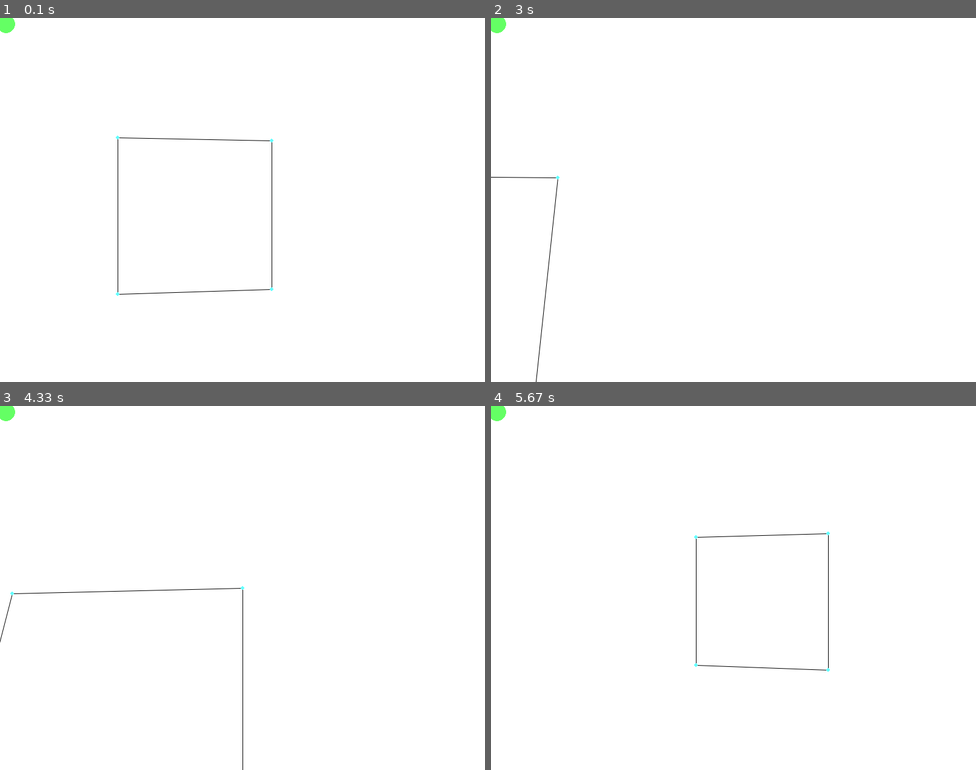
Above: before the commit, frames 1-4 (two rows, left to right).
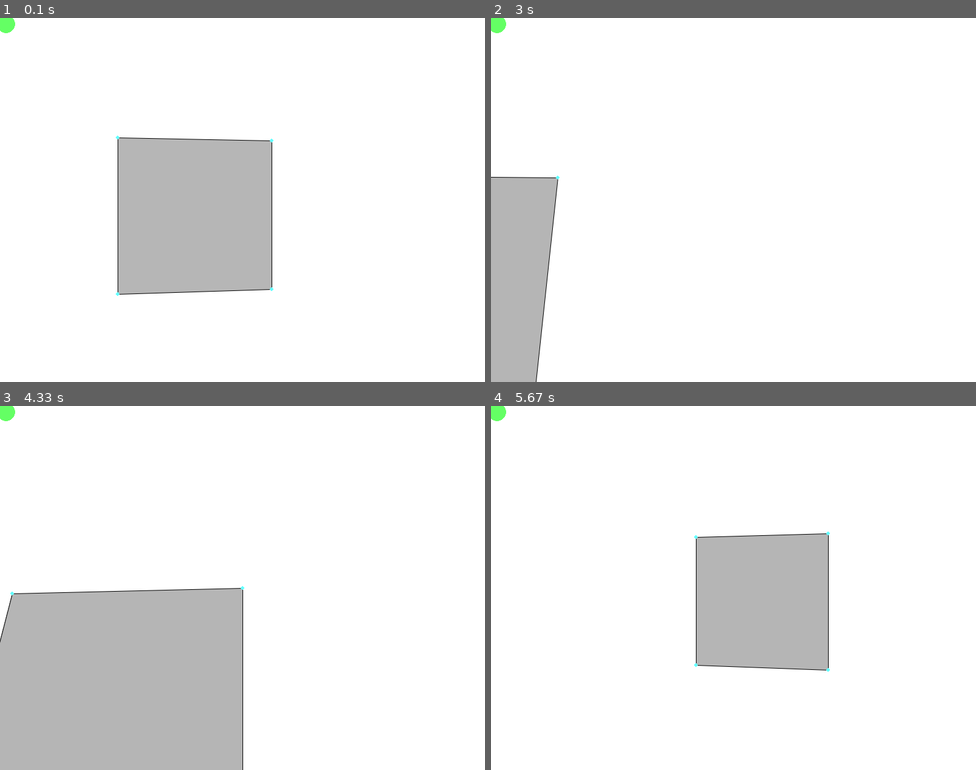
Above: after the commit, the same moments.

Repository: qsorix/draw-3d
Game: pygame game, started from main.py
Two runs of this game, one before a commit and one after it. Both use one fixed random seed, a clock stepped at 60 frames per second and the inputs below.
Inputs (mouse positions are in pixels of both pictures, inside the frame that each line leads up to):
- Up to frame 1 (0.1 s): no input
- Up to frame 2 (3 s): hold Right 0.33-0.8 s; move the mouse to (714, 214) at 0.37 s; hold Up 0.83-1.13 s; hold W 0.83-1.13 s; move the mouse to (888, 189) at 0.87 s; click (782, 280) at 1.22 s; tap F at 1.5 s; hold Right 1.83-2.3 s; hold D 1.83-2.3 s; move the mouse to (806, 72) at 1.87 s; hold Left 2.33-2.87 s; hold A 2.33-2.87 s; move the mouse to (791, 232) at 2.37 s; hold Down from 2.9 s (still down); hold S from 2.9 s (still down); move the mouse to (743, 76) at 2.93 s
- Up to frame 3 (4.33 s): release Down at 3.2 s; release S at 3.2 s; hold Left 3.23-3.63 s; hold A 3.23-3.63 s; move the mouse to (67, 577) at 3.27 s; hold Up 3.67-4.03 s; hold W 3.67-4.03 s; move the mouse to (247, 624) at 3.7 s; hold Right from 4.07 s (still down); hold D from 4.07 s (still down); move the mouse to (227, 526) at 4.1 s
- Up to frame 4 (5.67 s): release Right at 4.7 s; release D at 4.7 s; hold Down 4.73-5.1 s; hold S 4.73-5.1 s; move the mouse to (859, 646) at 4.77 s; hold Left 5.13-5.6 s; hold A 5.13-5.6 s; move the mouse to (655, 467) at 5.17 s; hold Right from 5.63 s (still down); hold D from 5.63 s (still down)

The runs differ from the first frame. In frame 1, 13% of the frame differs, in the area x 24-56%, y 33-76%; in frame 2, 6.5%; in frame 3, 24%, in the area x 0-50%, y 50-100%; in frame 4, 9.8%.

Commit message:
Very hackish integration of arrangements and the project

Diff:
--- a/funcs.py
+++ b/funcs.py
@@ -61,6 +61,8 @@
                 abs(self.y) < 0.0001 and
                 abs(self.z) < 0.0001)
 
+def reverse(v):
+    return Vector(-v.x, -v.y, -v.z)
 
 def add_vectors(u, v):
     return Vector(u.x+v.x, u.y+v.y, u.z+v.z)
--- a/project.py
+++ b/project.py
@@ -4,30 +4,17 @@
 
 from arrangement import Arrangement
 
-def arrangement_on_a_wall(proj):
-    wall = None
-    for w in proj.walls:
-        if w.active:
-            wall = w
-            break
-    if not wall:
-        return
-
-    plane = wall.plane()
+def arrangement_on_a_wall(proj, plane):
 
     arr = Arrangement(plane)
 
     for s in proj.segments:
         if funcs.segment_lies_on_plane(s, plane):
-            s.active = True
             arr.add_segment(s)
-        else:
-            s.active = False
-
-    wall.active = False
+
     print ("Found faces: ", arr.faces)
 
-    proj.walls[:] = []
+    result = []
     for f in arr.faces:
         points = []
         for v in f.hedge.cycle_vertices():
@@ -42,7 +29,9 @@
             if len(points) > 2:
                 w.add_hole(points)
 
-        proj.walls.append(w)
+        result.append(w)
+
+    return result
 
 class Vertex:
     def __init__(self, point):
@@ -84,7 +73,34 @@
         v2.add_neighbor(v1)
 
     def try_spawning_walls(self, va, vb):
-        pass
+        planes = []
+        v1 = funcs.vector_from_to(va.point, vb.point)
+        for n in va.neighbors:
+            v2 = funcs.vector_from_to(va.point, n.point)
+            c = funcs.unit(funcs.cross(v1, v2))
+            if not c.is_zero():
+                found = False
+                for p in planes:
+                    if p.normal == c or p.normal == funcs.reverse(c):
+                        found = True
+                if not found:
+                    planes.append(funcs.Plane(c, va.point))
+
+        for p in planes:
+            walls = arrangement_on_a_wall(self, p)
+
+            for new_wall in walls:
+                srtd1 = sorted(new_wall.vertices, key=lambda p: (p.x, p.y, p.z))
+                found = False
+                for w in self.walls:
+                    srtd2 = sorted(w.vertices, key=lambda p: (p.x, p.y, p.z))
+                    if srtd1 == srtd2:
+                        found = True
+                        break
+                if found:
+                    continue
+                else:
+                    self.walls.append(new_wall)
 
     def _split_segment(self, segment, vertex):
         """split segment by adding a vertex in the middle"""
--- a/tests/test_auto_creation_of_walls.py
+++ b/tests/test_auto_creation_of_walls.py
@@ -112,14 +112,13 @@
     proj.add_segment(S(P(2, 0, 0), P(2, 1, 0)))
     proj.add_segment(S(P(1, 1, 0), P(2, 1, 0)))
     assert_equals(len(proj.walls), 1)
-    proj.walls[:] = []
 
     proj.add_segment(S(P(0, 0, 0), P(0, 2, 0)))
     proj.add_segment(S(P(2, 1, 0), P(2, 2, 0)))
     proj.add_segment(S(P(0, 2, 0), P(2, 2, 0)))
 
-    assert_equals(len(proj.walls), 1)
-    w = proj.walls[0]
+    assert_equals(len(proj.walls), 2)
+    w = proj.walls[1]
     assert_equals(len(w.vertices), 6)
     print("Nghs of 0,2: ", proj.get_vertex(P(0,2,0)).neighbors)
     assert P(1, 1, 0) in w.vertices
